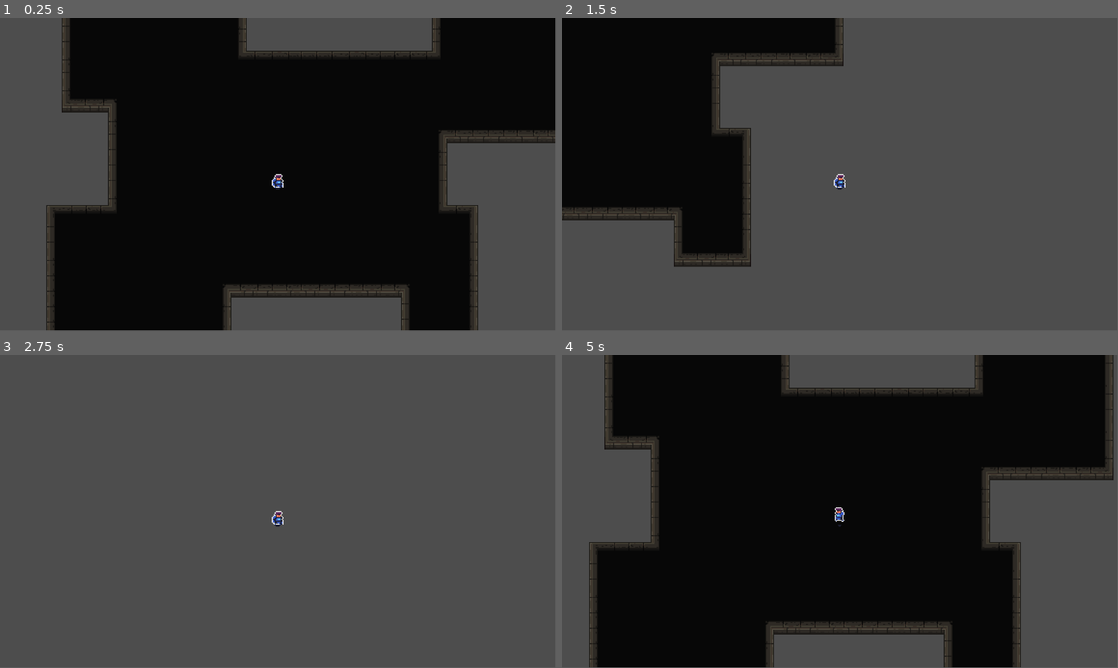
Above: before the commit, frames 1-4 (two rows, left to right).
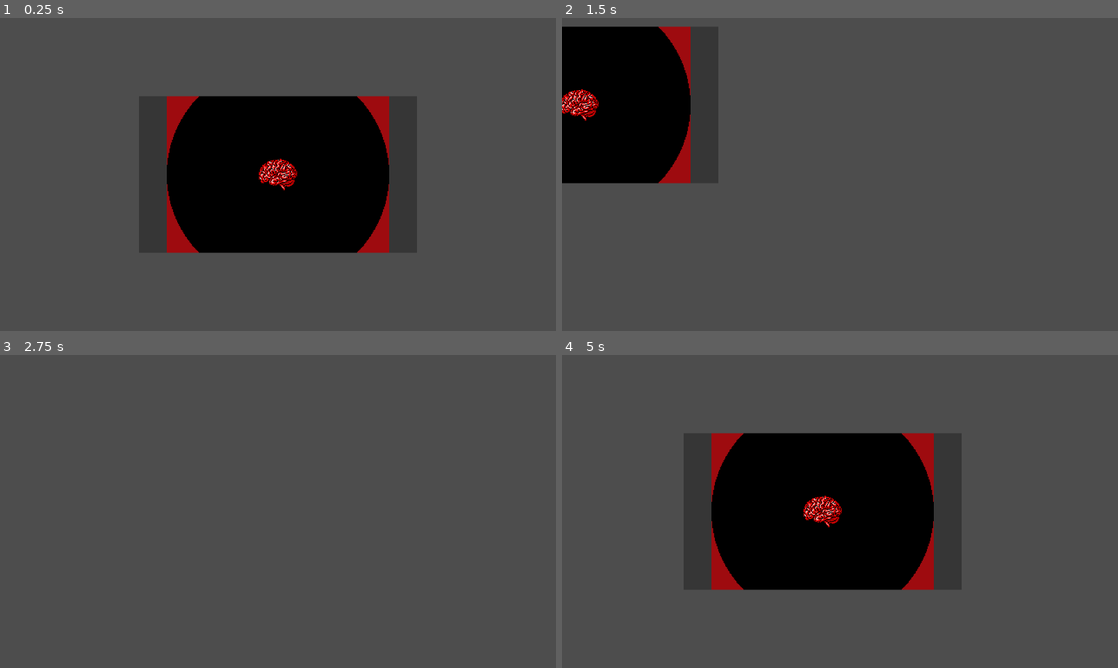
Above: after the commit, the same moments.

Repository: bonsaipropaganda/Go-Godot-Jam-4
Game: Godot game, scene res://TheGame.tscn
The game is run twice, just before and just after one commit, with the same random seed, the same clock (stepped at 60 frames per second) and the same inputs.
Inputs:
- Up to frame 1 (0.25 s): no input
- Up to frame 2 (1.5 s): tap Enter at 0.5 s; hold D (right) 0.53-1.28 s; hold S (down) from 1.28 s (still down)
- Up to frame 3 (2.75 s): release S (down) at 2.03 s; hold D (right) from 2.03 s (still down)
- Up to frame 4 (5 s): release D (right) at 2.78 s; hold W (up) 2.78-3.53 s; hold A (left) from 3.53 s (still down)
In our replay, the window is 799x449 before the commit and 800x450 after it. These sizes can differ from the game's own. Grey fills any space a smaller window leaves; there, only what the larger window draws over its background counts as a difference.

The runs differ from the first frame. In frame 1, 53% of the frame differs, in the area x 8-100%, y 0-100%; in frame 2, 15%; in frame 3, less than 0.1%; in frame 4, 54%, in the area x 4-100%, y 0-100%.

Commit message:
Mostly changes to Battle, some project changes as well

Diff:
--- a/TheGame.tscn
+++ b/TheGame.tscn
@@ -8,6 +8,7 @@
 [node name="The Game" type="Node"]
 
 [node name="Scene_Overworld" parent="." instance=ExtResource("1_8u385")]
+visible = false
 
 [node name="Scene_Battle" parent="." instance=ExtResource("2_apitx")]
 
--- a/project.godot
+++ b/project.godot
@@ -14,6 +14,11 @@
 run/main_scene="res://TheGame.tscn"
 config/features=PackedStringArray("4.0", "GL Compatibility")
 config/icon="res://icon.svg"
+
+[display]
+
+window/size/viewport_width=1280
+window/size/viewport_height=720
 
 [input]
 
--- a/scene_battle.tscn
+++ b/scene_battle.tscn
@@ -1,3 +1,36 @@
-[gd_scene format=3 uid="uid://c64f21jh4f5t4"]
+[gd_scene load_steps=5 format=3 uid="uid://c64f21jh4f5t4"]
+
+[ext_resource type="Texture2D" uid="uid://bptu8u0pvmg8e" path="res://battleBackgroundPH.png" id="1_tb2gi"]
+[ext_resource type="Texture2D" uid="uid://dcyib66twf1av" path="res://SeekPng.com_brain-png_152490-export.png" id="2_heymf"]
+
+[sub_resource type="SpriteFrames" id="SpriteFrames_8xai1"]
+animations = [{
+"frames": [{
+"duration": 1.0,
+"texture": ExtResource("2_heymf")
+}],
+"loop": true,
+"name": &"default",
+"speed": 5.0
+}]
+
+[sub_resource type="CapsuleShape2D" id="CapsuleShape2D_6q0lg"]
+radius = 19.0
+height = 46.0
 
 [node name="Scene_Battle" type="Node2D"]
+
+[node name="Camera2D" type="Camera2D" parent="."]
+zoom = Vector2(4, 4)
+
+[node name="Background" type="Sprite2D" parent="."]
+texture = ExtResource("1_tb2gi")
+
+[node name="Brain" type="Area2D" parent="."]
+
+[node name="AnimatedSprite2D" type="AnimatedSprite2D" parent="Brain"]
+sprite_frames = SubResource("SpriteFrames_8xai1")
+
+[node name="CollisionShape2D" type="CollisionShape2D" parent="Brain"]
+rotation = 1.5708
+shape = SubResource("CapsuleShape2D_6q0lg")
--- /dev/null
+++ b/simple_enemy.tscn
@@ -0,0 +1,80 @@
+[gd_scene load_steps=12 format=3 uid="uid://c6m6tf1ym4ex8"]
+
+[ext_resource type="Texture2D" uid="uid://contk2jgbd4u8" path="res://example-export.png" id="1_pwhhw"]
+
+[sub_resource type="AtlasTexture" id="AtlasTexture_hsrxr"]
+atlas = ExtResource("1_pwhhw")
+region = Rect2(120, 51, 24, 26)
+
+[sub_resource type="AtlasTexture" id="AtlasTexture_wjgik"]
+atlas = ExtResource("1_pwhhw")
+region = Rect2(144, 51, 24, 26)
+
+[sub_resource type="AtlasTexture" id="AtlasTexture_hmdi4"]
+atlas = ExtResource("1_pwhhw")
+region = Rect2(120, 77, 24, 26)
+
+[sub_resource type="AtlasTexture" id="AtlasTexture_g6hq3"]
+atlas = ExtResource("1_pwhhw")
+region = Rect2(144, 77, 24, 26)
+
+[sub_resource type="AtlasTexture" id="AtlasTexture_wmyxg"]
+atlas = ExtResource("1_pwhhw")
+region = Rect2(120, 50, 24, 27)
+
+[sub_resource type="AtlasTexture" id="AtlasTexture_hai6m"]
+atlas = ExtResource("1_pwhhw")
+region = Rect2(144, 50, 24, 27)
+
+[sub_resource type="AtlasTexture" id="AtlasTexture_gsprq"]
+atlas = ExtResource("1_pwhhw")
+region = Rect2(120, 77, 24, 27)
+
+[sub_resource type="AtlasTexture" id="AtlasTexture_ukt5n"]
+atlas = ExtResource("1_pwhhw")
+region = Rect2(144, 77, 24, 27)
+
+[sub_resource type="SpriteFrames" id="SpriteFrames_u6m1n"]
+animations = [{
+"frames": [{
+"duration": 1.0,
+"texture": SubResource("AtlasTexture_hsrxr")
+}, {
+"duration": 1.0,
+"texture": SubResource("AtlasTexture_wjgik")
+}, {
+"duration": 1.0,
+"texture": SubResource("AtlasTexture_hmdi4")
+}, {
+"duration": 1.0,
+"texture": SubResource("AtlasTexture_g6hq3")
+}, {
+"duration": 1.0,
+"texture": SubResource("AtlasTexture_wmyxg")
+}, {
+"duration": 1.0,
+"texture": SubResource("AtlasTexture_hai6m")
+}, {
+"duration": 1.0,
+"texture": SubResource("AtlasTexture_gsprq")
+}, {
+"duration": 1.0,
+"texture": SubResource("AtlasTexture_ukt5n")
+}],
+"loop": true,
+"name": &"default",
+"speed": 5.0
+}]
+
+[sub_resource type="CircleShape2D" id="CircleShape2D_vh72f"]
+radius = 13.0384
+
+[node name="SimpleEnemy" type="Area2D"]
+
+[node name="AnimatedSprite2D" type="AnimatedSprite2D" parent="."]
+sprite_frames = SubResource("SpriteFrames_u6m1n")
+frame_progress = 0.235554
+
+[node name="CollisionShape2D" type="CollisionShape2D" parent="."]
+position = Vector2(0, 1)
+shape = SubResource("CircleShape2D_vh72f")
Binary file added: SeekPng.com_brain-png_152490-export.png
Not shown, added: SeekPng.com_brain-png_152490-export.png.import
Binary file added: battleBackgroundPH.png
Not shown, added: battleBackgroundPH.png.import
Binary file added: example-export.png
Not shown, added: example-export.png.import
Not shown, changed: .DS_Store
